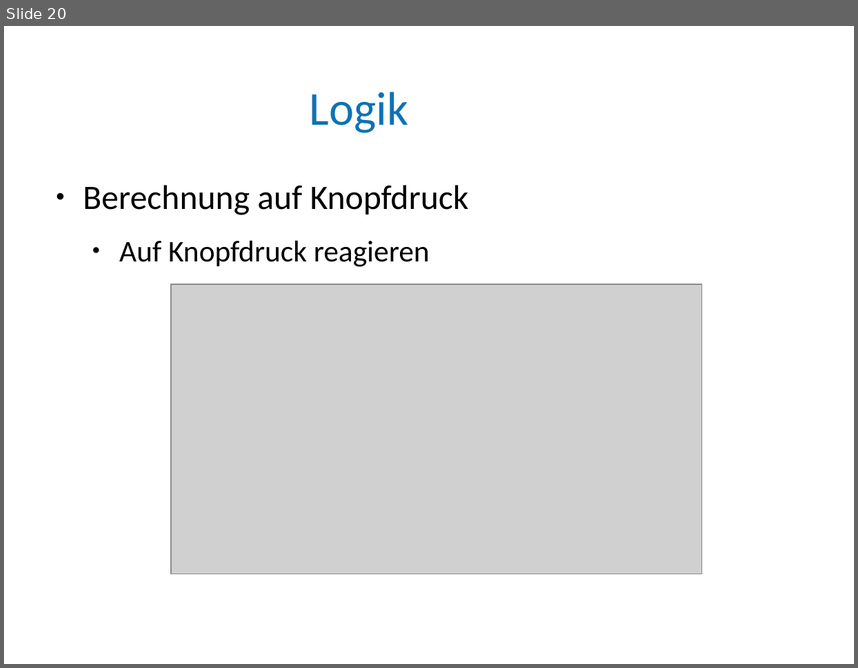
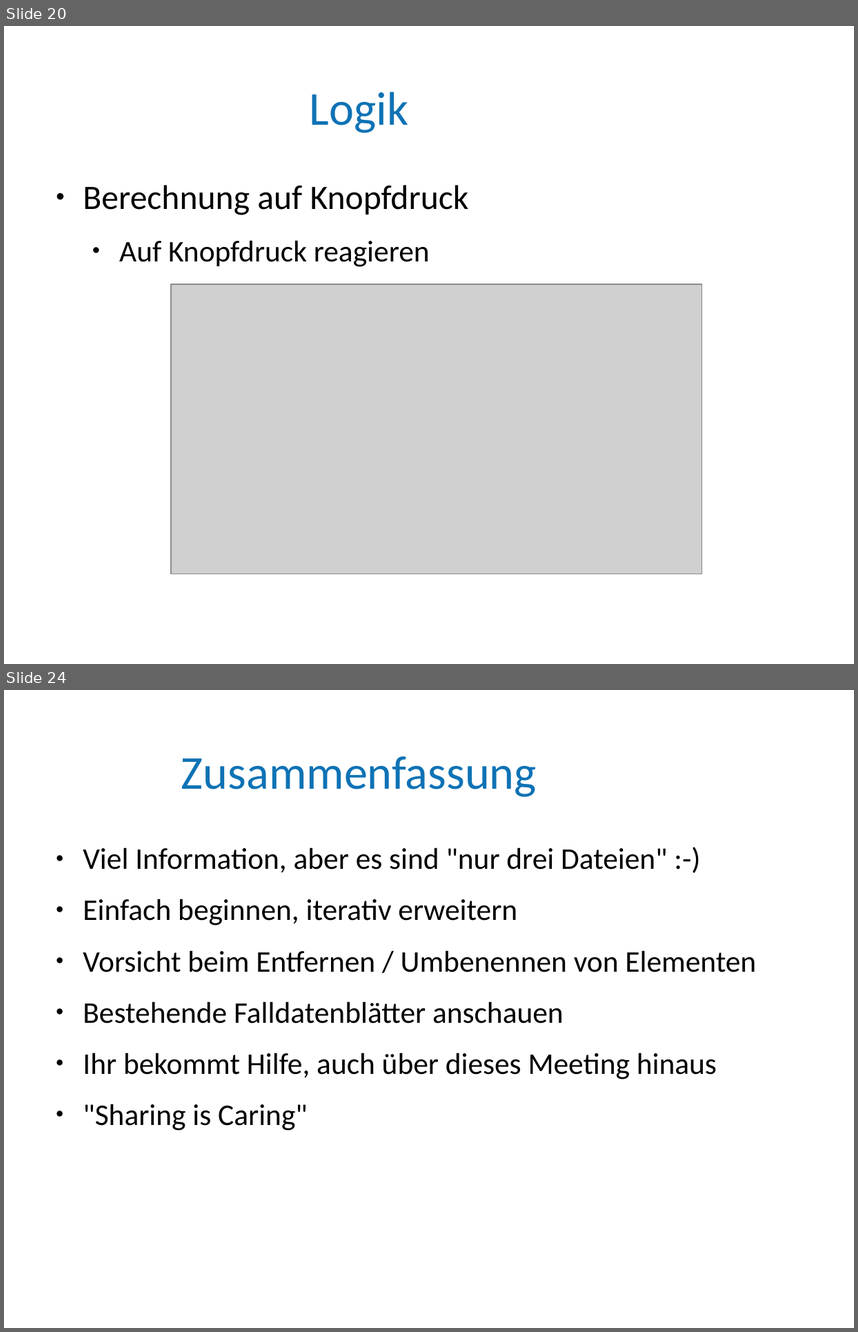
Before and after one commit to jlawyerorg/j-lawyer-documentation, a slide deck: src/j-lawyer-Falldatenblaetter-HowTo.odp. Shown one above the other, each under a label of ours: slide 20 before the commit, slides 20 and 24 after it; the slides between them are not shown. The pictures are 858x668 and 858x1332 pixels, drawn with LibreOffice and Linux fonts; fonts in the diff are those of the drawing; grey boxes stand for pictures; background and template pictures are left out. Boxes give left, top, right and bottom in pixels: in the first picture for what was removed or moved away, otherwise in the second. Text is boxed around its words. In the diff, an @@ line names an element or a change of style, - is before the commit and + after.

Commit message:
falldatenblätter finalized

```diff
--- a/src/j-lawyer-Falldatenblaetter-HowTo.odp
+++ b/src/j-lawyer-Falldatenblaetter-HowTo.odp
@@ slide 24 added at (4, 690, 854, 1328), background #FFFFFF @@
@@ title added at (181, 756, 537, 797), 44 pt, text #0E72B5 @@
+Zusammenfassung
@@ text added at (83, 847, 756, 1130), 28 pt, text #000000 @@
+● Viel Information, aber es sind "nur drei Dateien" :-)
+● Einfach beginnen, iterativ erweitern
+● Vorsicht beim Entfernen / Umbenennen von Elementen
+● Bestehende Falldatenblätter anschauen
+● Ihr bekommt Hilfe, auch über dieses Meeting hinaus
+● "Sharing is Caring"
```
Also in this commit, not shown: 4 slides changed, 3 other slides added, 1 slide removed.
